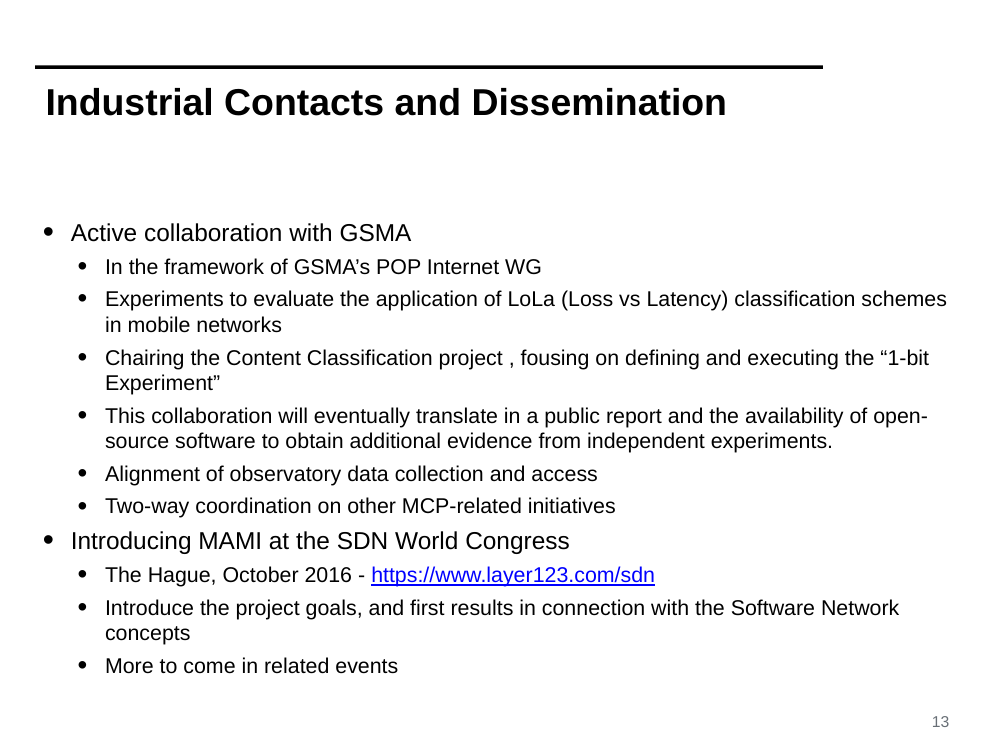
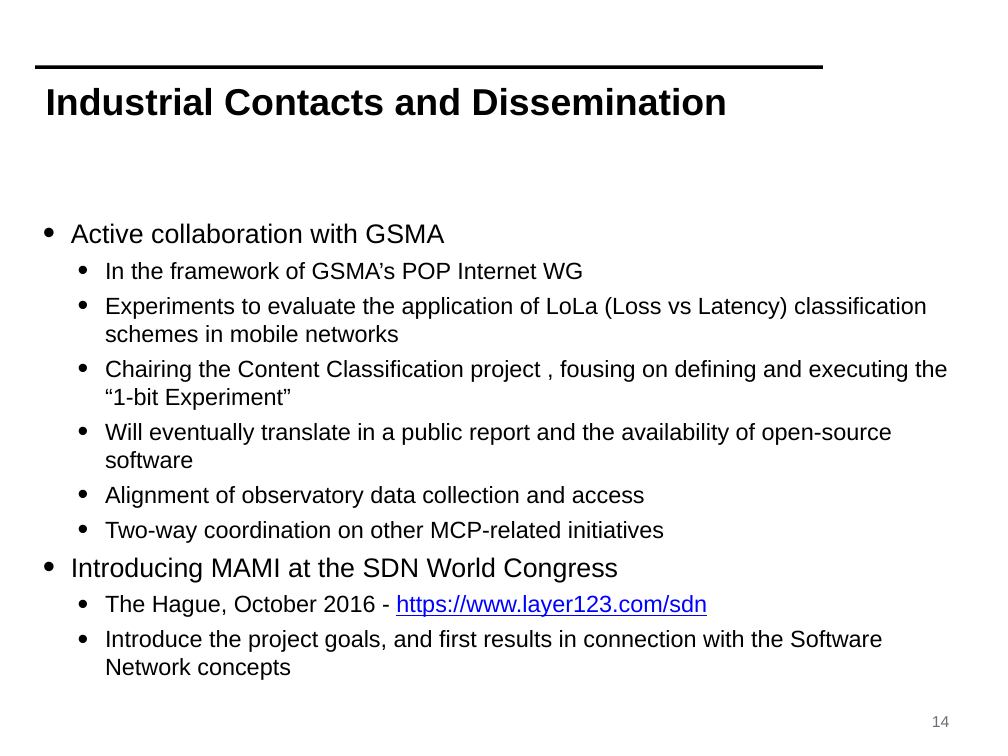
Before and after one commit to mami-project/roadshows, a slide deck: slide 14 of review2-zurich/WP4-ReviewM18.pptx (slide 13 before the commit). Drawn at 1008x756 pixels with LibreOffice and Linux fonts; fonts in the diff are those of the drawing; background and template pictures are left out. Boxes give left, top, right and bottom in pixels: in the first picture for what was removed or moved away, otherwise in the second. Text is boxed around its words. In the diff, an @@ line names an element or a change of style, - is before the commit and + after.

```diff
--- a/review2-zurich/WP4-ReviewM18.pptx
+++ b/review2-zurich/WP4-ReviewM18.pptx
@@ text at (71,223,948,680): size 24.8 to 27.2 pt in "Active collaboration with GSMA", "Introducing MAMI at the SDN World Congress"; size 21.7 to 23.8 pt in "In the framework of GSMA’s POP Internet ...", "Experiments to evaluate the application of LoLa ...", "Chairing the Content Classification project , fousing ...", "Alignment of observatory data collection and access" and 3 more places @@
@@ text at (105,423,892,469): text changed; size 21.7 to 23.8 pt @@
-  • This collaboration will eventually translate in a public report and the availability of open-source software to obtain additional evidence from independent experiments.
+  • Will eventually translate in a public report and the availability of open-source software
@@ text at (105,657,398,674): paragraph removed @@
-  • More to come in related events
@@ page number at (932,716,949,727): text changed @@
-13
+14
```
Also in this commit, not shown: 11 other slides changed, 4 slides added, 3 slides removed.
